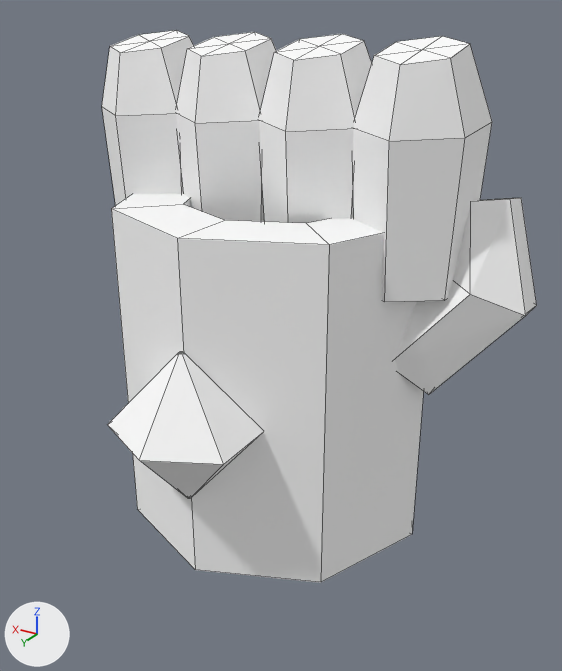
The OBJ model src/main/resources/assets/slavicmyths/models/item/desert_mesh/four_winds_fists.obj: old version first, new version second.
Rendered twice from a 50 mm camera at (0.139, 0.099, 0.79) aimed at (0.474, -0.459, 0.511). Arrows for +X, +Y and +Z are at lower left; the lights stay in place. The picture after the commit comes second. Mesh edges are drawn as thin lines. Where no turn or scale is listed for an object, it has been applied to the vertices. Vertices at exactly the same position are counted once.

Names of what the first picture shows: 'four_winds_fists'.
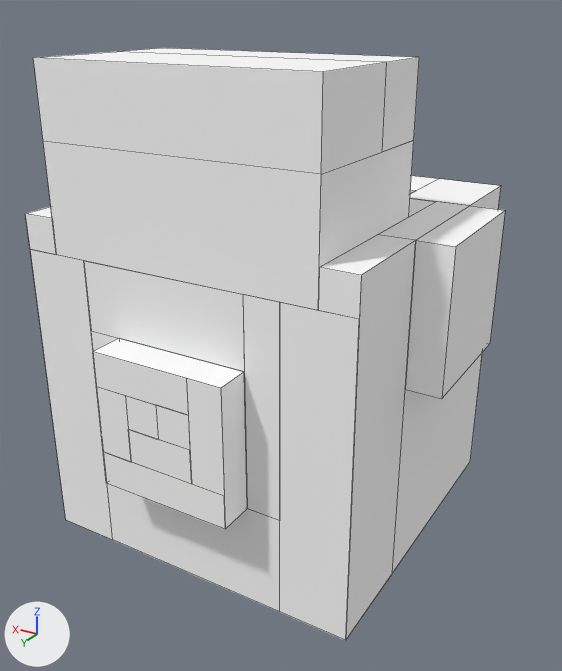
Location of each change, (x1, y1, x2, y2) in pixels of the pictures (562 x 671 px):
'four_winds_fists', reshaped (11% wider, 7% taller)
    before: (102, 30, 536, 583)
    after: (25, 48, 505, 641)
part 1 of me_four_winds_fists, rebuilt (53% wider, 52% taller)
    before: (111, 193, 424, 583)
    after: (25, 48, 505, 641)
part 2 of me_four_winds_fists, deleted
    before: (102, 30, 536, 498)

Edits to the bpy script that builds the scene:
```text
Change me_four_winds_fists:
    used by ob_four_winds_fists; location = (0.0, 0.0, 0.0)
    remove me_four_winds_fists.from_pydata(...)  # 152 vertices, 176 faces; spans x 0.27..0.677, y -0.65..-0.288, z 0.313..0.764
    add me_four_winds_fists.from_pydata(...)  # 100 vertices, 67 faces; spans x 0.312..0.656, y -0.656..-0.312, z 0.313..0.75
    me_four_winds_fists part 1: the loose piece of 32 vertices spanning x 0.35..0.65, y -0.65..-0.35, z 0.313..0.625 is rebuilt with 100 vertices and now spans x 0.312..0.656, y -0.656..-0.312, z 0.313..0.75
    me_four_winds_fists part 2: 6 loose pieces with 120 vertices, spanning x 0.27..0.677, y -0.574..-0.288, z 0.394..0.764, are deleted
```
